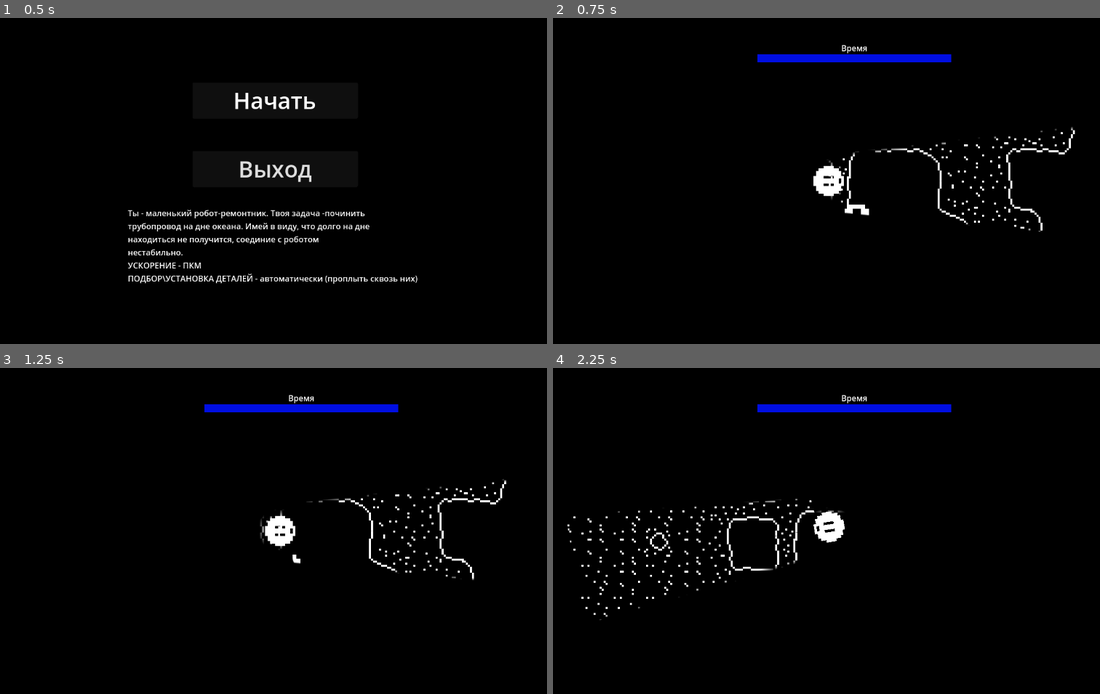
Above: before the commit, frames 1-4 (two rows, left to right).
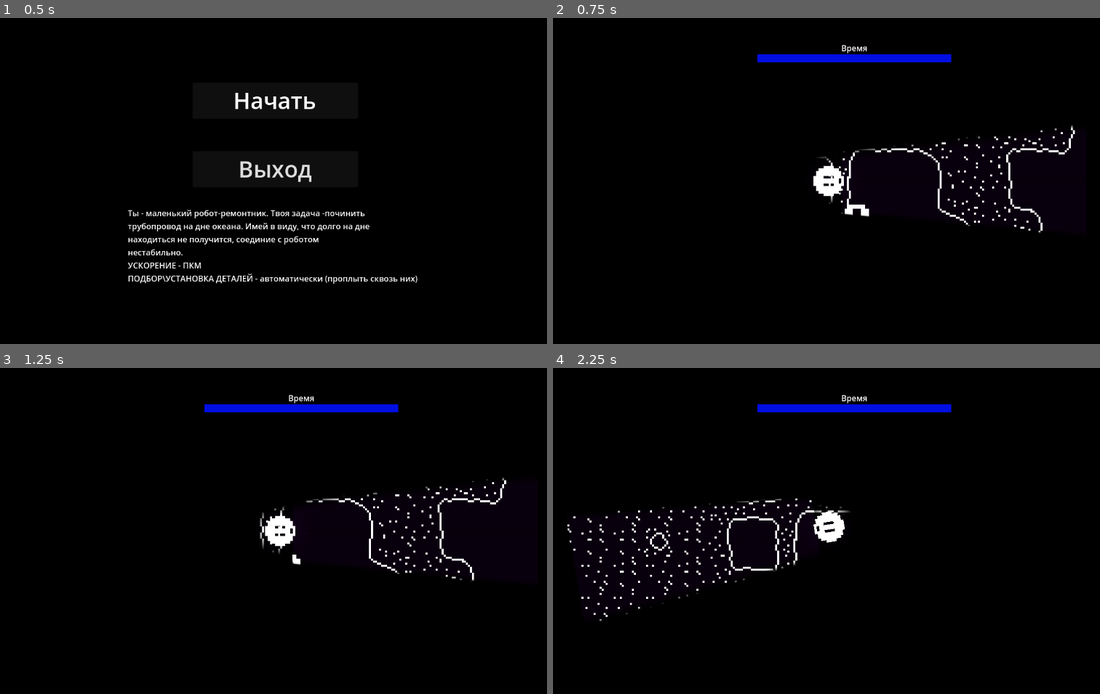
Above: after the commit, the same moments.

Repository: Overlord1704/PashtetJam1
Game: Godot game, scene res://scenes/StartMenu/start_menu.tscn
Two runs of this game, one before a commit and one after it. Both use one fixed random seed, a clock stepped at 60 frames per second and the inputs below.
Inputs (mouse positions are in pixels of both pictures, inside the frame that each line leads up to):
- Up to frame 1 (0.5 s): no input
- Up to frame 2 (0.75 s): click "Начать" at 0.5 s
- Up to frame 3 (1.25 s): no input
- Up to frame 4 (2.25 s): move the mouse to (952, 514) at 1.27 s; click (952, 514) at 1.42 s; move the mouse to (711, 547) at 2.02 s; click (711, 547) at 2.17 s

Frame 1 is identical in both runs. In frame 2, 0.2% of the frame differs, in the area x 48-96%, y 32-66%; in frame 3, 0.2%, in the area x 47-93%, y 33-66%; in frame 4, 0.2%.

Commit message:
Еще звуков

Diff:
--- a/scenes/Level/level.gd
+++ b/scenes/Level/level.gd
@@ -15,8 +15,10 @@
 
 func _physics_process(delta):
 	if is_taked:
+		$TakePipe.play(0)
 		body_pipe.position = player.position
 	if is_placed and body_pipe != null:
+		$PlacePipe.play(0)
 		body_pipe.position = place.position
 		body_pipe.active = false
 
--- a/scenes/Level/level.tscn
+++ b/scenes/Level/level.tscn
@@ -6,10 +6,18 @@
 [ext_resource type="PackedScene" uid="uid://ch1ssmfxjtmxq" path="res://scenes/Level/location.tscn" id="2_phj4u"]
 [ext_resource type="Script" path="res://scenes/Level/SandMap.gd" id="2_urldr"]
 [ext_resource type="AudioStream" uid="uid://h1r4ccf82tu0" path="res://assets/Audio/Ambient.mp3" id="6_22r2e"]
+[ext_resource type="Texture2D" uid="uid://dm4je2txt7yn7" path="res://assets/Background/Black(1)(1)(1)(1).png" id="7_qayyb"]
+[ext_resource type="AudioStream" uid="uid://cwmhm3ypiig5p" path="res://assets/Audio/tube 2.wav" id="8_b4fjl"]
+[ext_resource type="AudioStream" uid="uid://dn012sr5yys23" path="res://assets/Audio/tube 3.wav" id="9_kwuh1"]
 
 [node name="Level" type="Node2D" node_paths=PackedStringArray("player")]
 script = ExtResource("1_bgy22")
 player = NodePath("Player")
+
+[node name="Sprite2D" type="Sprite2D" parent="."]
+position = Vector2(0.751221, 7.32385)
+scale = Vector2(25.5018, 30.6479)
+texture = ExtResource("7_qayyb")
 
 [node name="SandMap" type="TileMap" parent="."]
 modulate = Color(0.501961, 0.501961, 0.501961, 1)
@@ -27,10 +35,16 @@
 scale = Vector2(4, 4)
 
 [node name="DirectionalLight2D" type="DirectionalLight2D" parent="."]
-energy = 2.0
+energy = 1.2
 blend_mode = 1
 
 [node name="AudioStreamPlayer2D" type="AudioStreamPlayer2D" parent="."]
 stream = ExtResource("6_22r2e")
 volume_db = 10.0
 autoplay = true
+
+[node name="TakePipe" type="AudioStreamPlayer2D" parent="."]
+stream = ExtResource("8_b4fjl")
+
+[node name="PlacePipe" type="AudioStreamPlayer2D" parent="."]
+stream = ExtResource("9_kwuh1")
--- a/scenes/Player/Player.gd
+++ b/scenes/Player/Player.gd
@@ -6,12 +6,13 @@
 signal quit_game
 
 @export var VelocityComponent : _VelocityComponent
+@export var SoundMovement : AudioStreamPlayer2D
 
 var MousePosition : Vector2
 
 func _ready():
 	$CanvasLayer/GameTimer.game_over.connect(GameOver)
-	$AudioStreamPlayer.play(0)
+	SoundMovement.play(0)
 
 func _input(event):
 	### Отвечает за поворот персонажа ###
--- a/scenes/Player/player.tscn
+++ b/scenes/Player/player.tscn
@@ -31,9 +31,10 @@
 fill_from = Vector2(0.5, 0.490826)
 fill_to = Vector2(0.192661, 0.880734)
 
-[node name="CharacterBody2D" type="CharacterBody2D" node_paths=PackedStringArray("VelocityComponent")]
+[node name="CharacterBody2D" type="CharacterBody2D" node_paths=PackedStringArray("VelocityComponent", "SoundMovement")]
 script = ExtResource("1_1pdg5")
 VelocityComponent = NodePath("VelocityComponent")
+SoundMovement = NodePath("Movement")
 
 [node name="CanvasLayer" type="CanvasLayer" parent="."]
 
@@ -76,5 +77,5 @@
 [node name="Camera2D" type="Camera2D" parent="."]
 position_smoothing_enabled = true
 
-[node name="AudioStreamPlayer" type="AudioStreamPlayer2D" parent="."]
+[node name="Movement" type="AudioStreamPlayer2D" parent="."]
 stream = ExtResource("7_d6n64")
Not shown, added: assets/Audio/tube 2.wav.import
Not shown, added: assets/Audio/tube 3.wav.import
Not shown: 1 places in scenes/Level/level.tscn that only renumber resources
Not shown, added: assets/Audio/tube 2.wav
Not shown, added: assets/Audio/tube 3.wav
